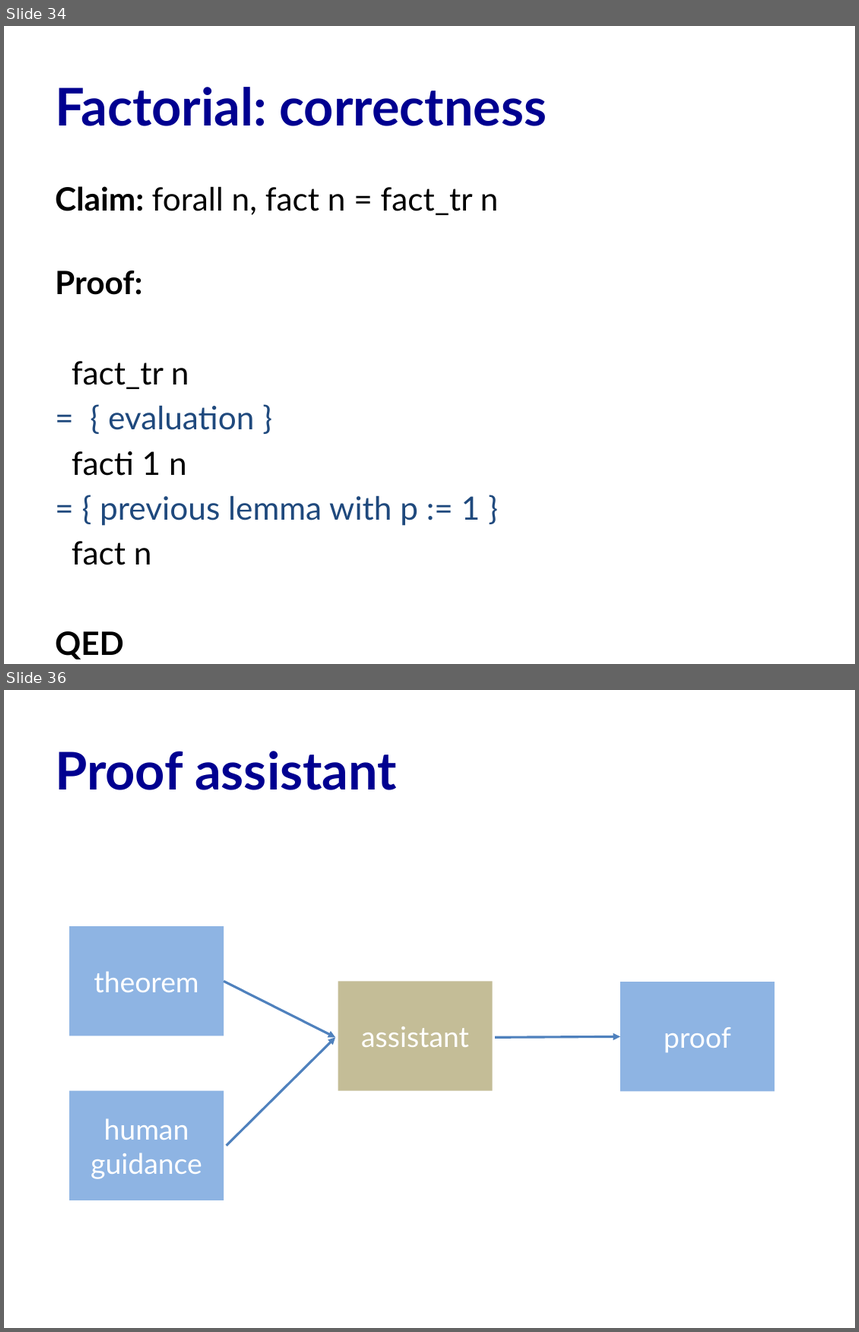
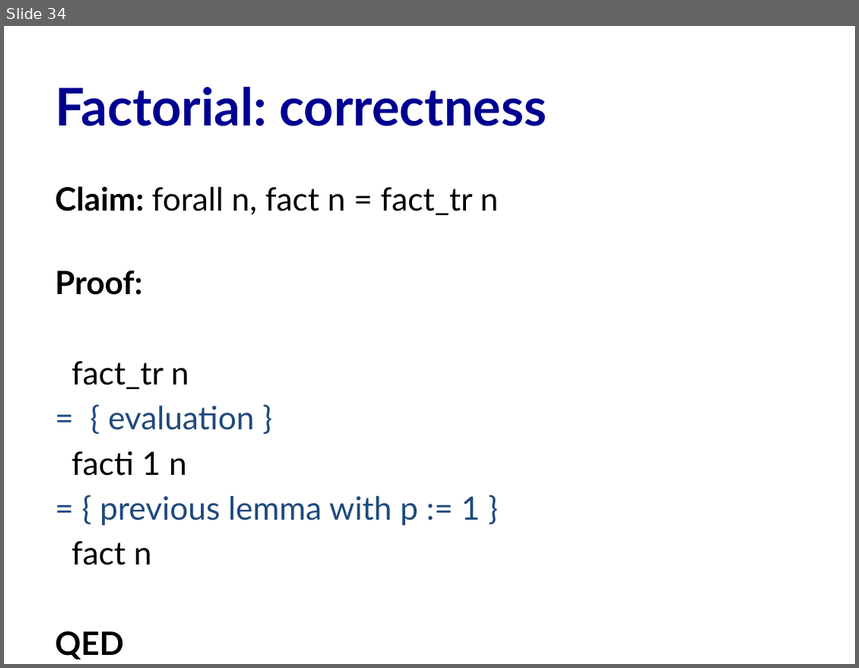
Before and after one commit to cs3110/materials-2019fa, a slide deck: 20-proofs/lec.pptx. Shown one above the other, each under a label of ours: slides 34 and 36 before the commit, slide 34 after it; the slides between them are not shown. The pictures are 859x1332 and 859x668 pixels, drawn with LibreOffice and Linux fonts; fonts in the diff are those of the drawing. Boxes give left, top, right and bottom in pixels: in the first picture for what was removed or moved away, otherwise in the second. Text is boxed around its words. In the diff, an @@ line names an element or a change of style, - is before the commit and + after.

```diff
--- a/20-proofs/lec.pptx
+++ b/20-proofs/lec.pptx
@@ slide 36 removed at <box>4,690,855,1328</box>, background #FFFFFF @@
@@ title removed at <box>55,751,397,790</box> @@
-Proof assistant
@@ rectangle removed at <box>69,926,224,1037</box> @@
-theorem
@@ arrow removed from (224, 981) to (335, 1037) @@
@@ rectangle removed at <box>338,981,493,1091</box> @@
-assistant
@@ rectangle removed at <box>620,982,775,1092</box> @@
-proof
@@ arrow removed from (226, 1146) to (335, 1037) @@
@@ arrow removed from (495, 1037) to (620, 1037) @@
@@ rectangle removed at <box>69,1091,224,1201</box> @@
-human guidance
```
Also in this commit, not shown: 2 slides changed, 4 other slides removed, 7 other files.
